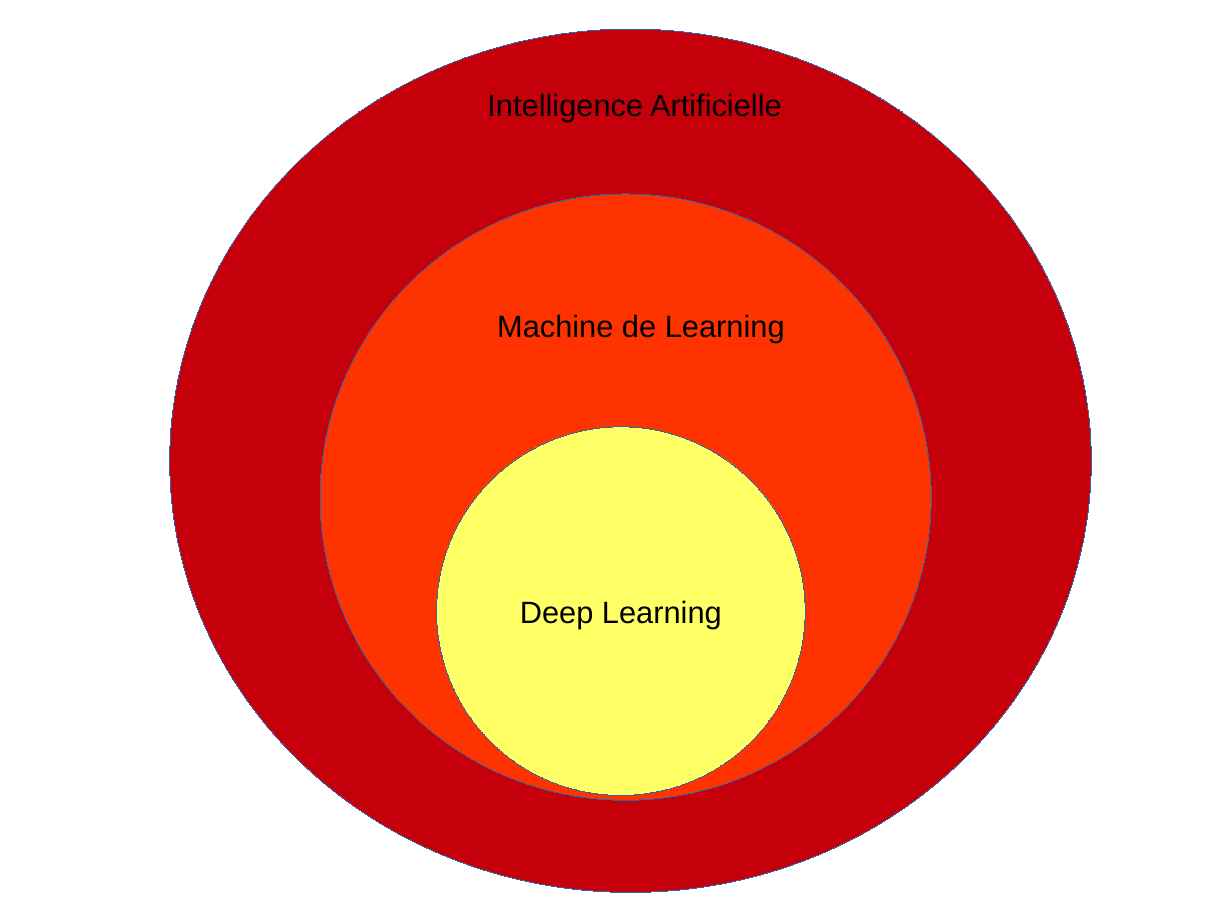
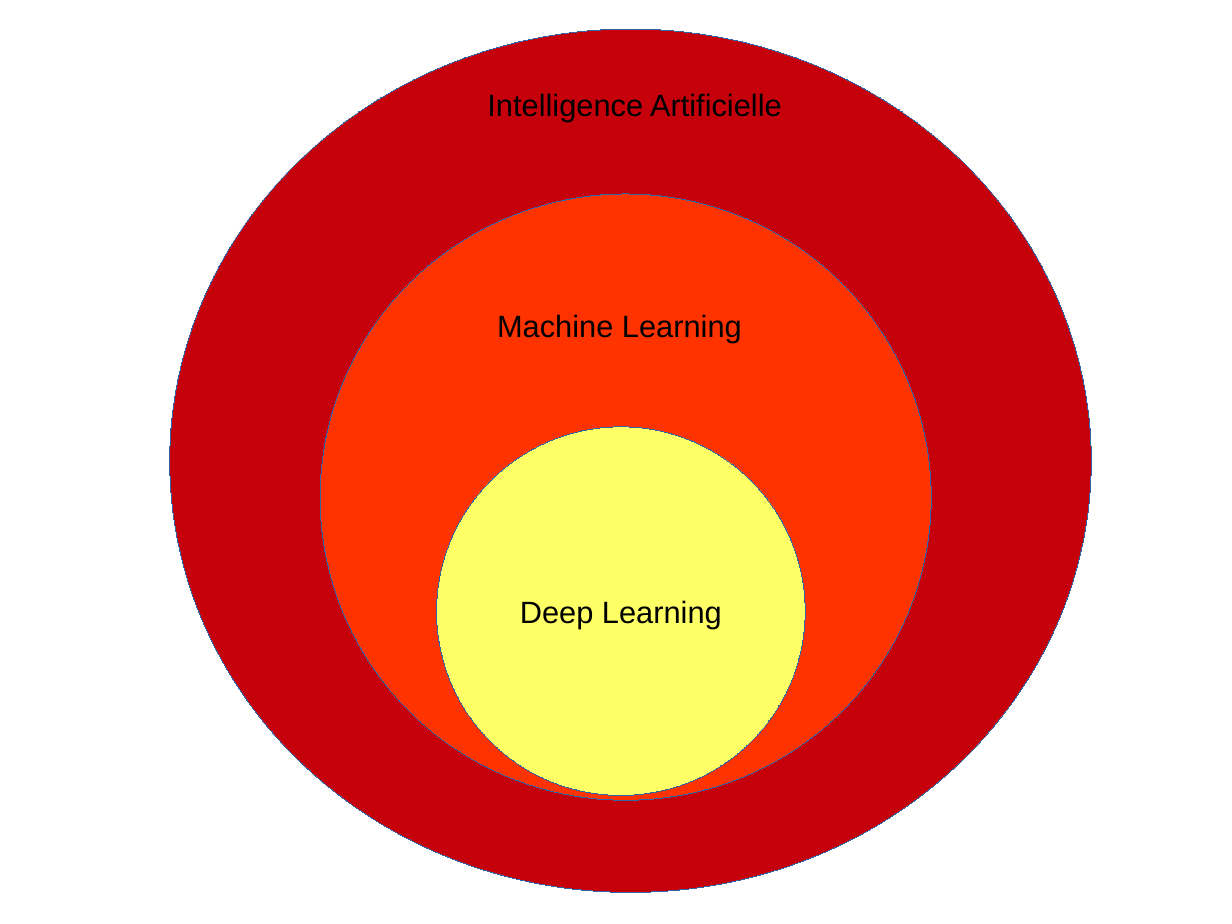
Before and after one commit to chihebguelmami2017/GL_DL, a slide deck: slide 5 of PresentationTemplatef.odp (slide 4 before the commit). Drawn at 1232x924 pixels with LibreOffice and Linux fonts; fonts in the diff are those of the drawing. Boxes give left, top, right and bottom in pixels: in the first picture for what was removed or moved away, otherwise in the second. Text is boxed around its words. In the diff, an @@ line names an element or a change of style, - is before the commit and + after.

```diff
--- a/PresentationTemplatef.odp
+++ b/PresentationTemplatef.odp
@@ text at box(497, 314, 742, 343): text changed @@
-Machine de Learning
+Machine Learning
```
Also in this commit, not shown: 3 other slides changed, 3 slides added, 1 slide removed.
